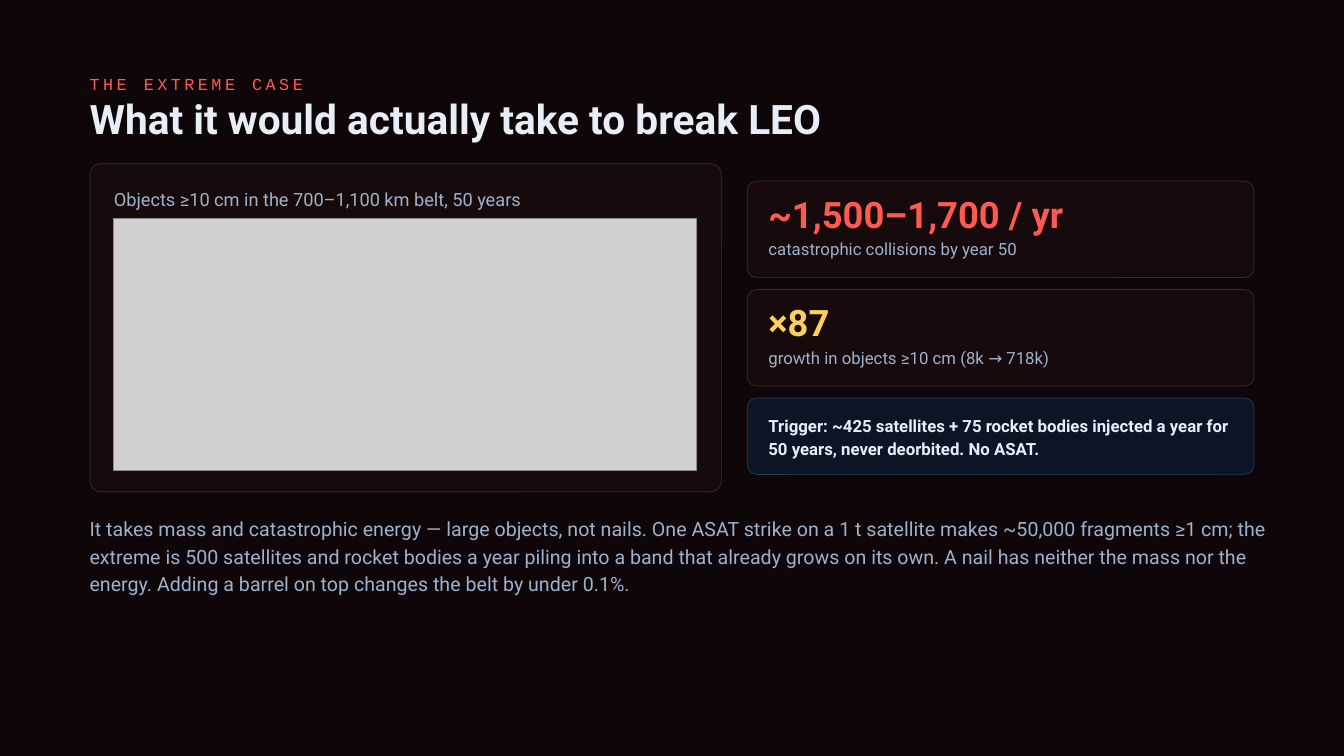
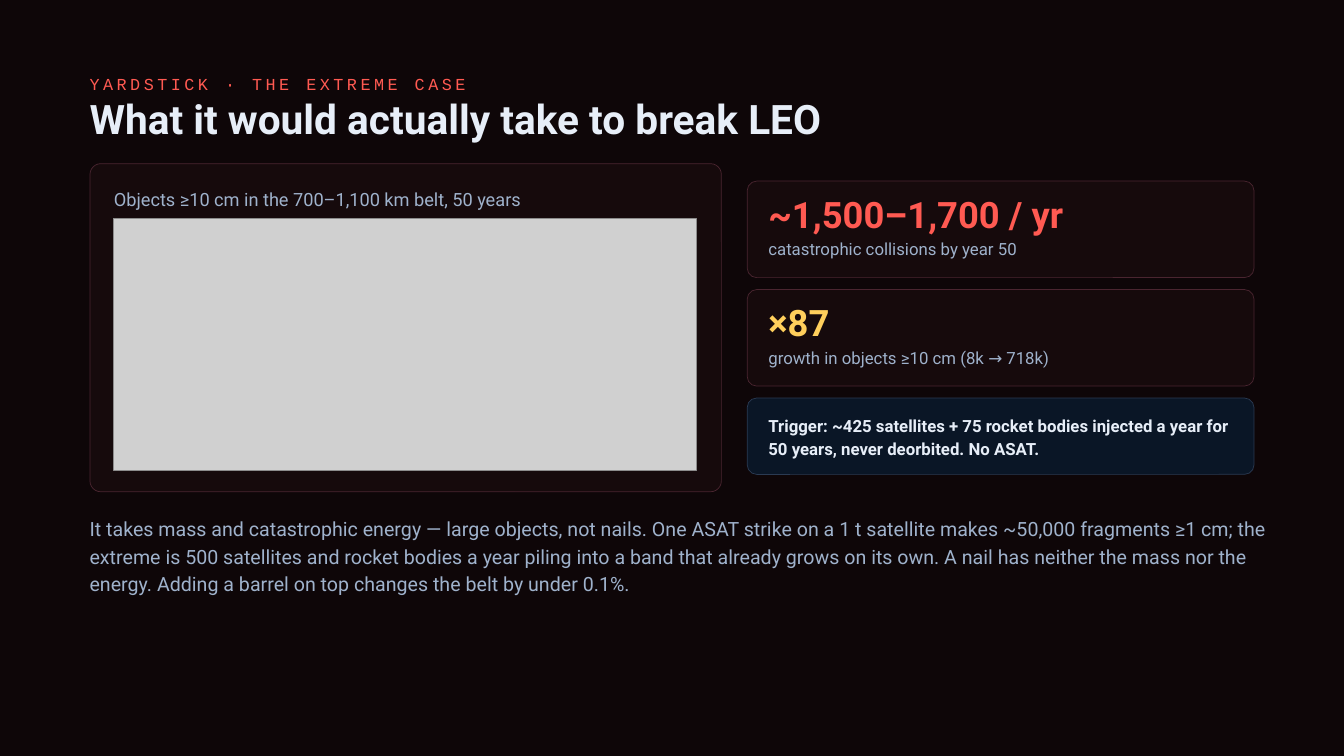
Before and after one commit to TimKadyrov/DebrisCascade, a slide deck: slide 17 of Barrel of Nails — Kessler Study.pptx (slide 16 before the commit). Drawn at 1344x756 pixels with LibreOffice and Linux fonts; fonts in the diff are those of the drawing; grey boxes stand for pictures. Boxes give left, top, right and bottom in pixels: in the first picture for what was removed or moved away, otherwise in the second. Text is boxed around its words. In the diff, an @@ line names an element or a change of style, - is before the commit and + after.

Commit message:
Frame the barrel against a yardstick: why ask, bridge slide, two-part verdict
Readers could ask why a barrel study ends on orbital traffic. The deck now
says so explicitly:
- Title and debate slides give the reason to ask: a barrel is the cheapest
  debris weapon (no guidance, no interceptor), worth a number.
- New slide 14 "If not the barrel, what would?": one metric for every
  source (extra >=10 cm belt objects after 50 yr vs adding nothing):
  barrel ~17, ASAT ~380, barrel ceiling ~1,800, 50/yr never deorbited
  ~12,000, 500/yr ~710,000. Chart: viz deck_yardstick.png.
- Traffic slides 15-18 carry "YARDSTICK ·" kickers.
- Verdict split into "The barrel" and "What does".
SUMMARY gains the same framing and a yardstick table.

```diff
--- a/Barrel of Nails — Kessler Study.pptx
+++ b/Barrel of Nails — Kessler Study.pptx
@@ text at (90, 78, 466, 90): text changed @@
-THE EXTREME CASE
+YARDSTICK · THE EXTREME CASE
```
Also in this commit, not shown: 6 other slides changed, 1 slide added, 3 other files.
